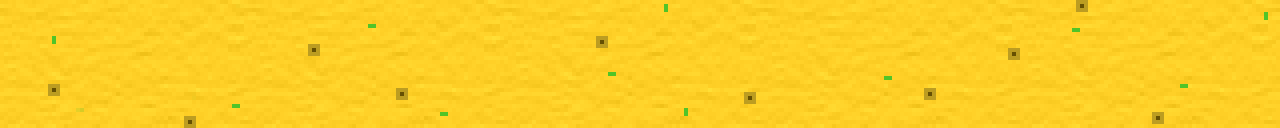
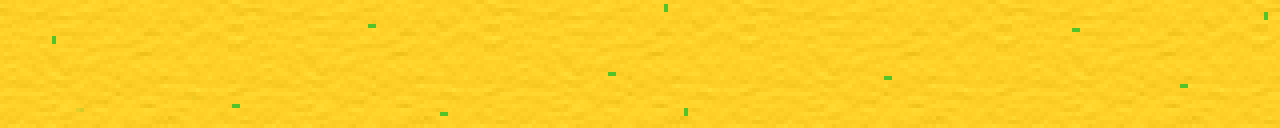
Layer changes from the first 1280×128 image to the second:
hid "pockmarks" over 48, 0, 1164, 128
